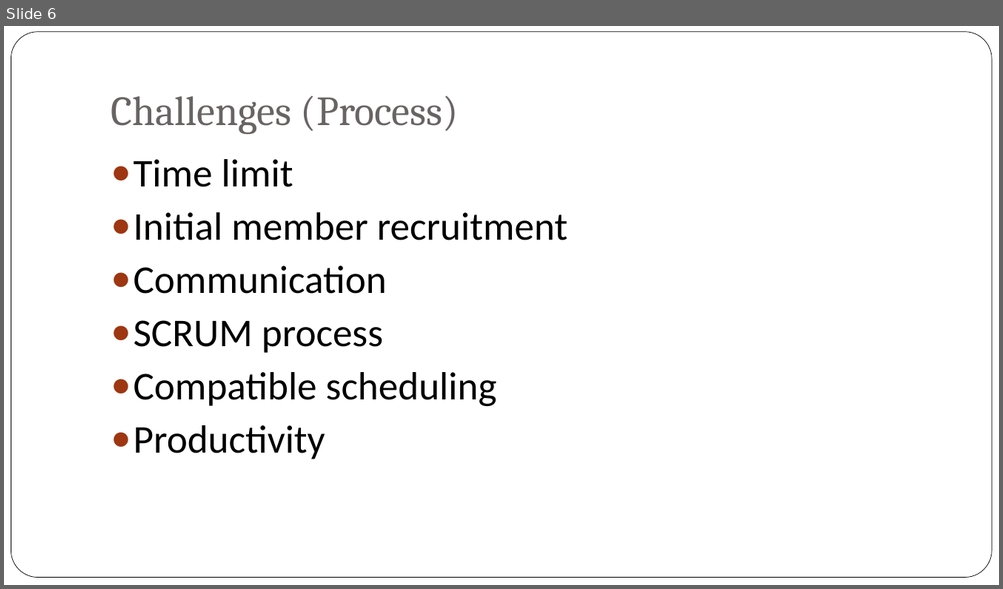
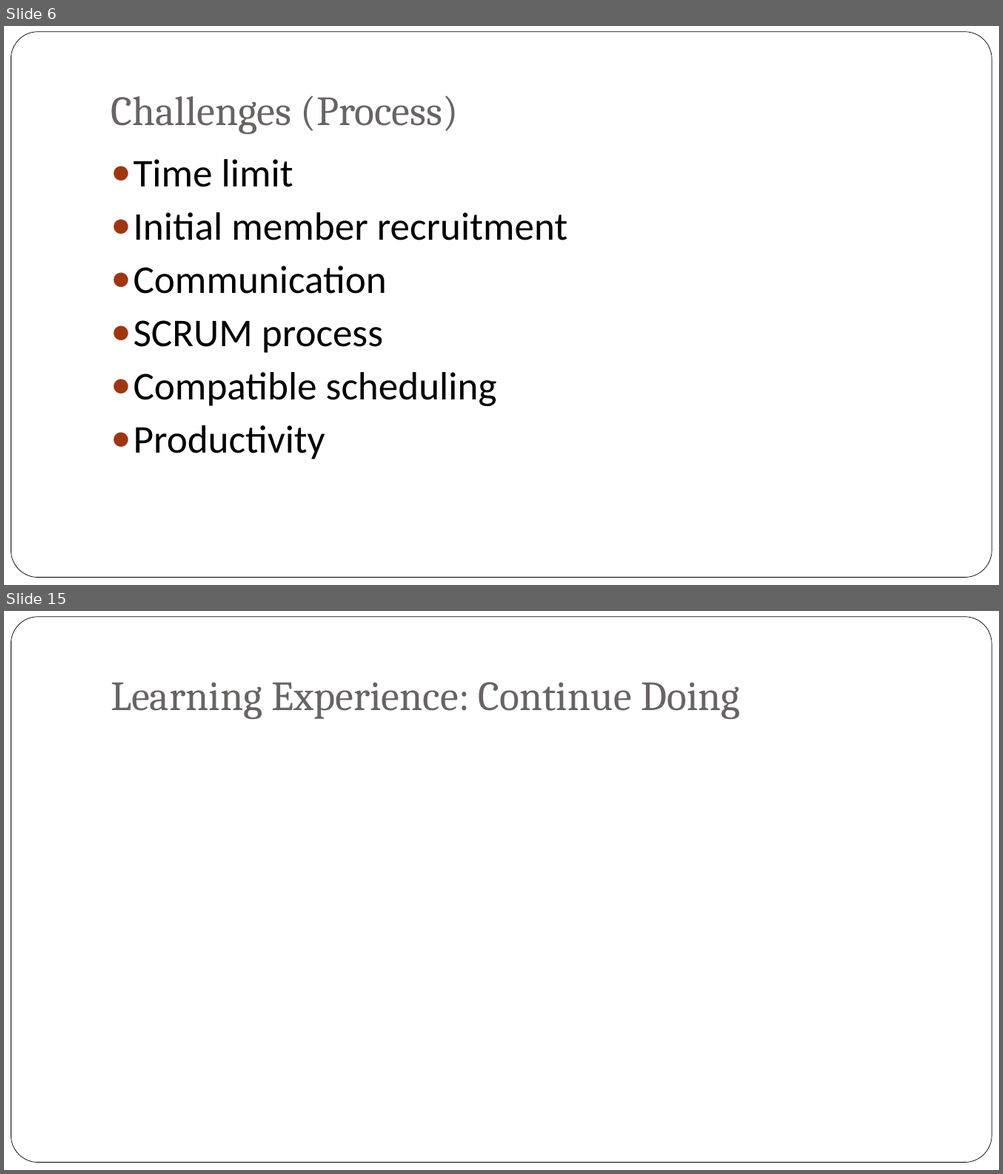
Before and after one commit to bxji/Civic-Duty, a slide deck: presentation/civic_duty_presentation.pptx. Shown one above the other, each under a label of ours: slide 6 before the commit, slides 6 and 15 after it; the slides between them are not shown. The pictures are 1003x589 and 1003x1174 pixels, drawn with LibreOffice and Linux fonts; fonts in the diff are those of the drawing; background and template pictures are left out. Boxes give left, top, right and bottom in pixels: in the first picture for what was removed or moved away, otherwise in the second. Text is boxed around its words. In the diff, an @@ line names an element or a change of style, - is before the commit and + after.

Commit message:
overall title for presentation mostly complete

```diff
--- a/presentation/civic_duty_presentation.pptx
+++ b/presentation/civic_duty_presentation.pptx
@@ slide 15 added at (4, 611, 999, 1170), background picture (left out); not listed: 1 template element that a slide beside it also shows @@
@@ title added at (111, 682, 740, 719), 40 pt, text #696464 @@
+Learning Experience: Continue Doing
```
Also in this commit, not shown: 9 other slides added.
